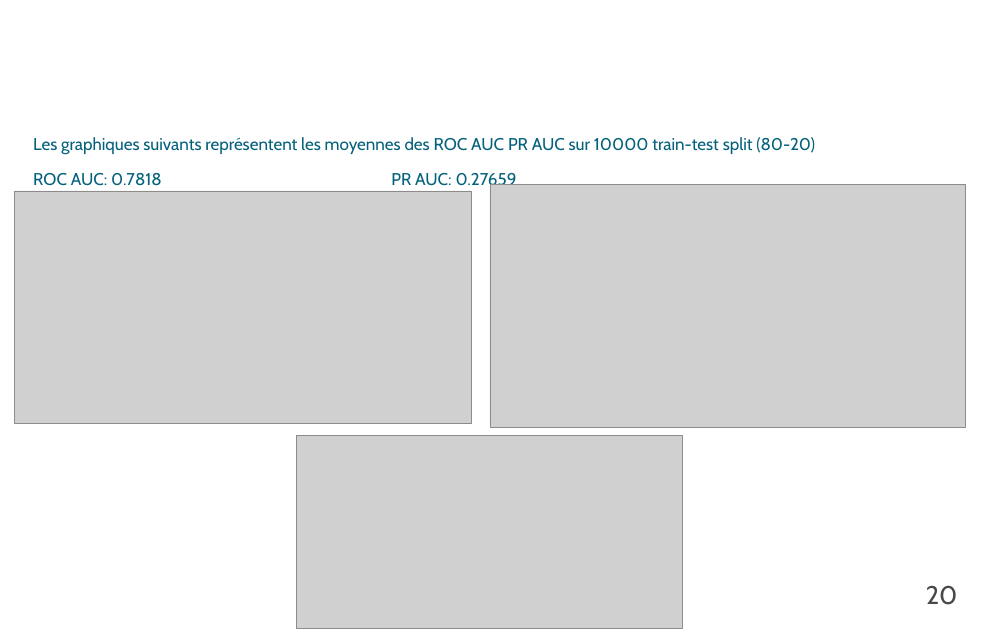
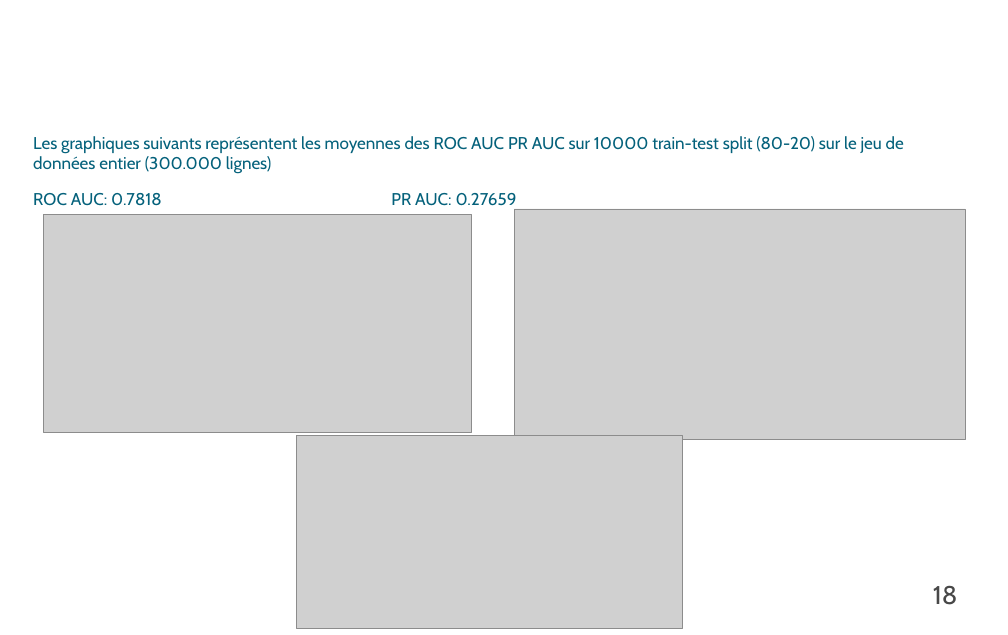
Before and after one commit to pyb-data/credit_scoring, a slide deck: slide 18 of P_07_Presentation.odp (slide 20 before the commit). Drawn at 1008x635 pixels with LibreOffice and Linux fonts; fonts in the diff are those of the drawing; grey boxes stand for pictures; background and template pictures are left out. Boxes give left, top, right and bottom in pixels: in the first picture for what was removed or moved away, otherwise in the second. Text is boxed around its words. In the diff, an @@ line names an element or a change of style, - is before the commit and + after.

```diff
--- a/P_07_Presentation.odp
+++ b/P_07_Presentation.odp
@@ text at [33,136,904,174]: text changed @@
-Les graphiques suivants représentent les moyennes des ROC AUC PR AUC sur 10000 train-test split (80-20)
+Les graphiques suivants représentent les moyennes des ROC AUC PR AUC sur 10000 train-test split (80-20) sur le jeu de données entier (300.000 lignes)
@@ picture: place and size @@
-picture at [490,184,966,427]
+picture at [514,209,965,439]
@@ picture: place and size @@
-picture at [15,191,472,424]
+picture at [43,215,472,433]
@@ page number at [933,585,958,605]: text changed @@
-20
+18
```
Also in this commit, not shown: 16 other slides changed, 3 slides added, 3 slides removed, 1 other file.
